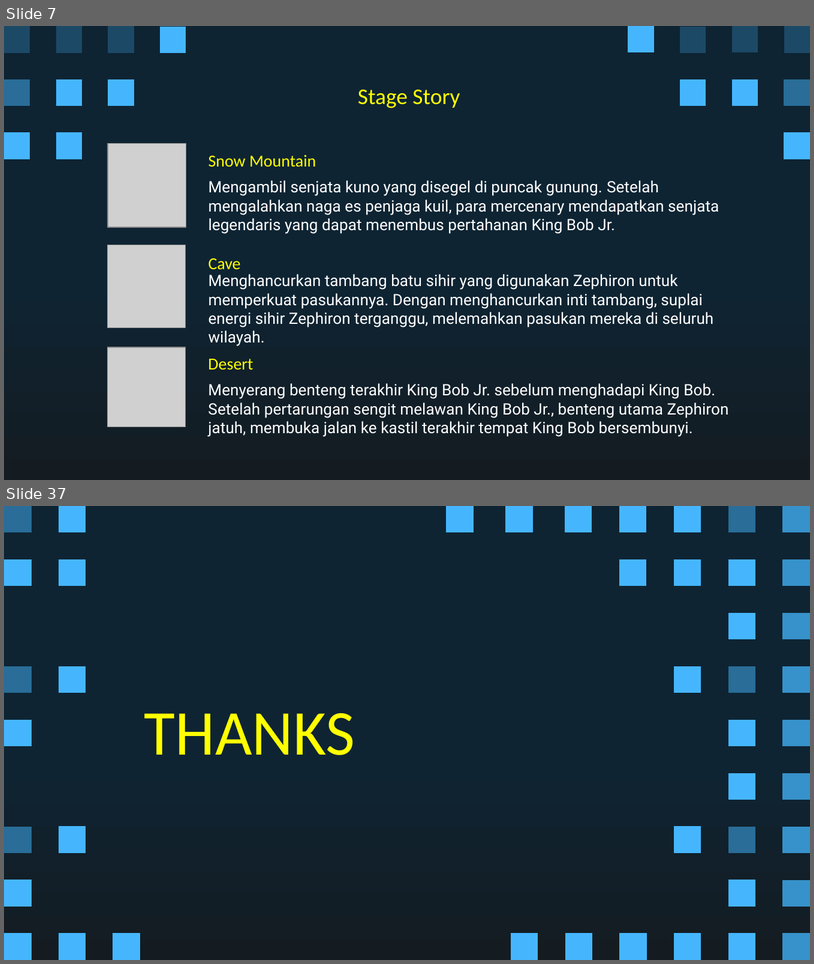
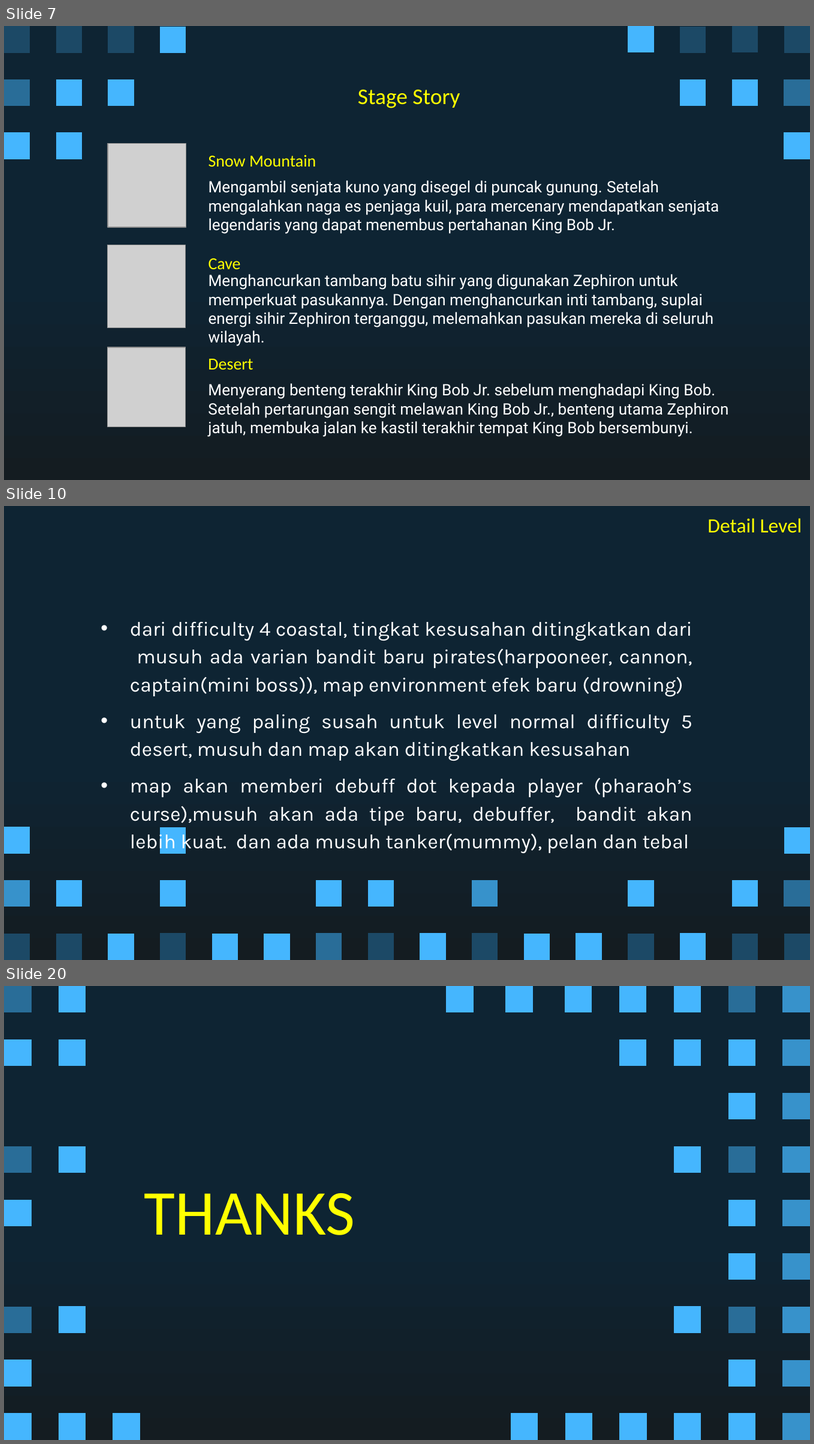
Before and after one commit to Ricardhad/gameProgProject, a slide deck: Super Pixel Vintage Gaming by Slidesgo.pptx. Shown one above the other, each under a label of ours: slides 7 and 37 before the commit, slides 7, 10 and 20 after it; the slides between them are not shown. The pictures are 814x964 and 814x1444 pixels, drawn with LibreOffice and Linux fonts; fonts in the diff are those of the drawing; grey boxes stand for pictures. Boxes give left, top, right and bottom in pixels: in the first picture for what was removed or moved away, otherwise in the second. Text is boxed around its words. In the diff, an @@ line names an element or a change of style, - is before the commit and + after.

```diff
--- a/Super Pixel Vintage Gaming by Slidesgo.pptx
+++ b/Super Pixel Vintage Gaming by Slidesgo.pptx
@@ slide 10 added at bbox=[4, 506, 810, 960], background gradient #0E2433 to #141C21 @@
@@ title added at bbox=[708, 518, 803, 533], 18 pt, text #FFFF00 @@
+Detail Level
@@ subtitle added at bbox=[130, 622, 693, 853], 18 pt, text #FFFFFF @@
+• dari difficulty 4 coastal, tingkat kesusahan ditingkatkan dari musuh ada varian bandit baru pirates(harpooneer, cannon, captain(mini boss)), map environment efek baru (drowning)
+• untuk yang paling susah untuk level normal difficulty 5 desert, musuh dan map akan ditingkatkan kesusahan
+• map akan memberi debuff dot kepada player (pharaoh’s curse),musuh akan ada tipe baru, debuffer, bandit akan lebih kuat. dan ada musuh tanker(mummy), pelan dan tebal
@@ freeform shape added at bbox=[4, 827, 30, 853], fill #45B6FE @@
@@ freeform shape added at bbox=[159, 827, 185, 853], fill #45B6FE @@
@@ freeform shape added at bbox=[785, 827, 810, 853], fill #45B6FE @@
@@ freeform shape added at bbox=[4, 880, 30, 907], fill #3792CB @@
@@ freeform shape added at bbox=[56, 880, 81, 907], fill #45B6FE @@
@@ freeform shape added at bbox=[159, 880, 185, 907], fill #45B6FE @@
@@ freeform shape added at bbox=[316, 880, 342, 907], fill #45B6FE @@
@@ freeform shape added at bbox=[368, 880, 393, 907], fill #45B6FE @@
@@ freeform shape added at bbox=[472, 880, 498, 907], fill #3792CB @@
@@ freeform shape added at bbox=[628, 880, 654, 907], fill #45B6FE @@
@@ freeform shape added at bbox=[732, 880, 758, 907], fill #45B6FE @@
@@ freeform shape added at bbox=[785, 880, 810, 907], fill #296D98 @@
@@ freeform shape added at bbox=[4, 933, 30, 960], fill #1C4966 @@
@@ freeform shape added at bbox=[56, 933, 82, 960], fill #1C4966 @@
@@ freeform shape added at bbox=[108, 933, 134, 960], fill #45B6FE @@
@@ freeform shape added at bbox=[159, 933, 185, 959], fill #1C4966 @@
@@ freeform shape added at bbox=[212, 933, 238, 960], fill #45B6FE @@
@@ freeform shape added at bbox=[264, 933, 290, 960], fill #45B6FE @@
@@ freeform shape added at bbox=[316, 933, 342, 959], fill #296D98 @@
@@ freeform shape added at bbox=[368, 933, 394, 959], fill #1C4966 @@
@@ freeform shape added at bbox=[420, 933, 446, 959], fill #45B6FE @@
@@ freeform shape added at bbox=[472, 933, 498, 959], fill #1C4966 @@
@@ freeform shape added at bbox=[524, 933, 550, 960], fill #45B6FE @@
@@ freeform shape added at bbox=[576, 933, 602, 959], fill #45B6FE @@
@@ freeform shape added at bbox=[628, 933, 654, 960], fill #1C4966 @@
@@ freeform shape added at bbox=[680, 933, 705, 959], fill #45B6FE @@
@@ freeform shape added at bbox=[732, 933, 758, 960], fill #1C4966 @@
@@ freeform shape added at bbox=[785, 933, 810, 960], fill #1C4966 @@
@@ what was slide 37 is now slide 20 @@
```
Also in this commit, not shown: 11 other slides added, 29 slides removed.
